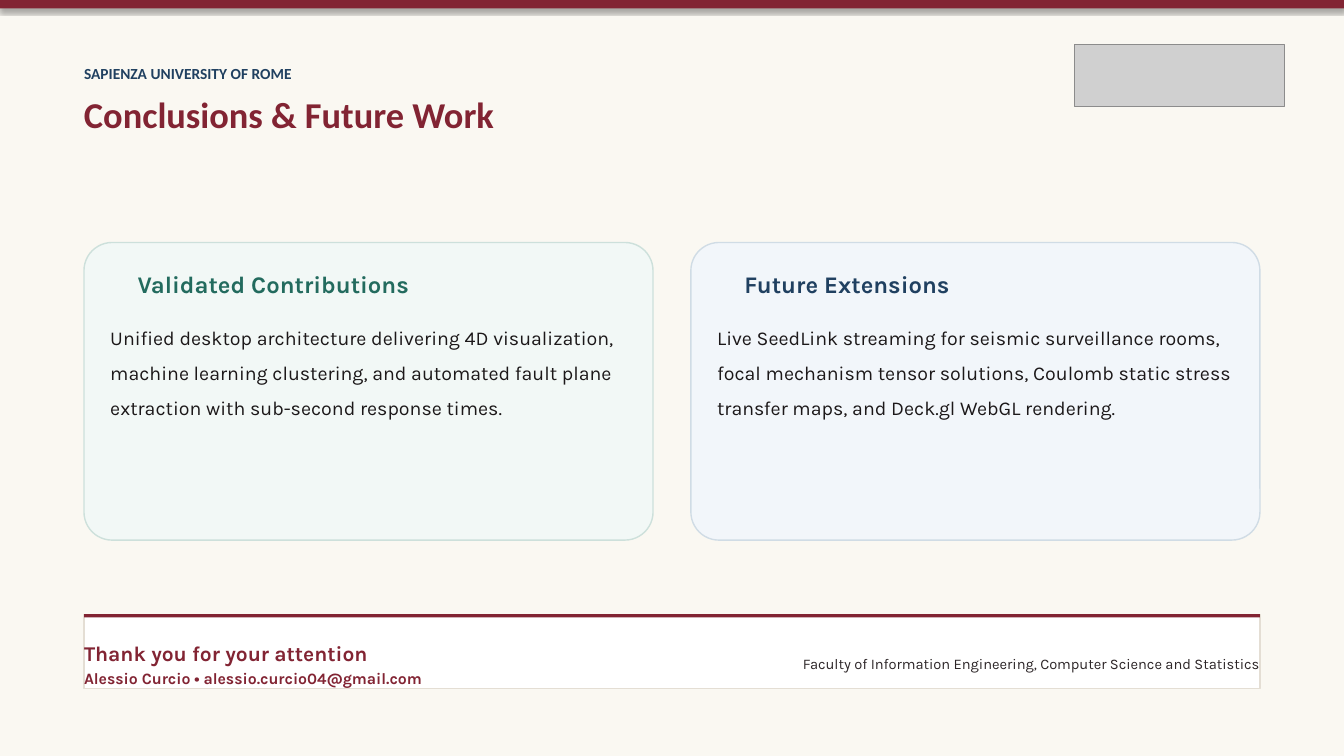
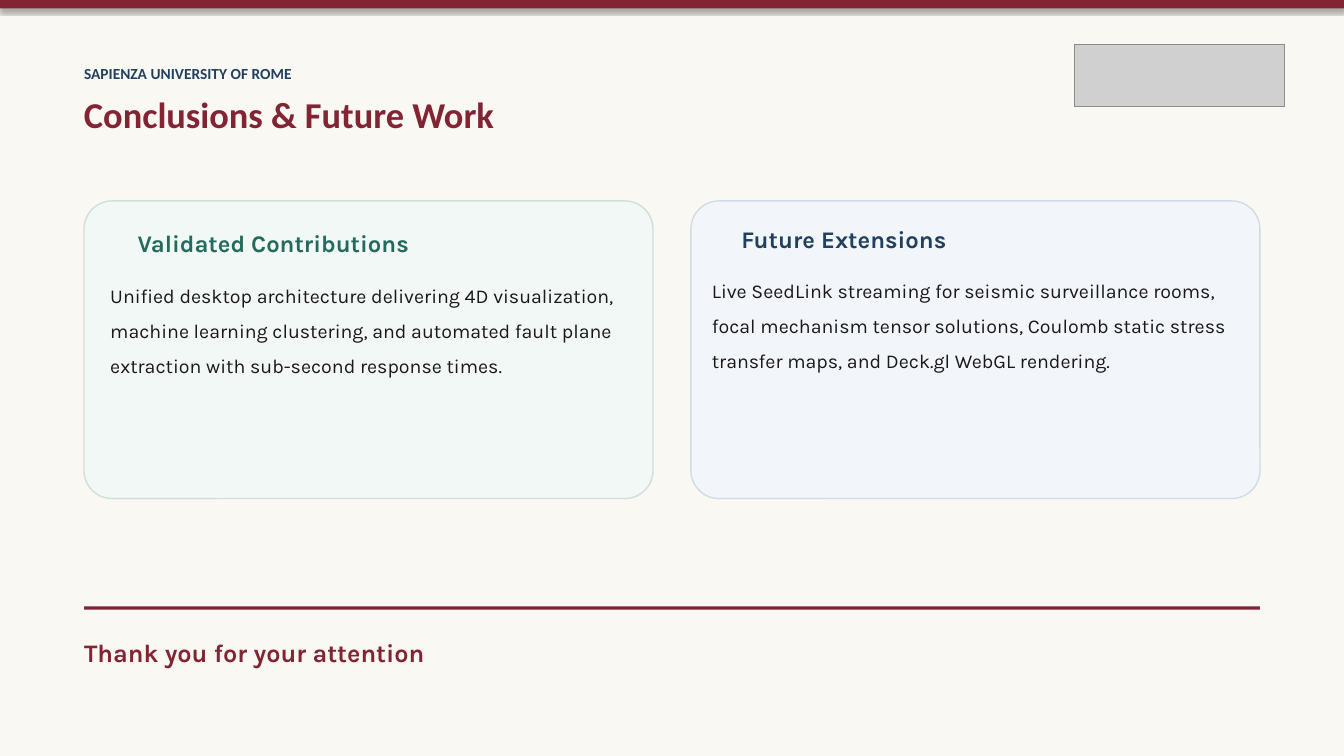
Before and after one commit to Crucio104/Seismic-Viewer-Presentation, a slide deck: slide 14 of thesis/presentation/Seismic Viewer - Thesis Defense.pptx. Drawn at 1344x756 pixels with LibreOffice and Linux fonts; fonts in the diff are those of the drawing; grey boxes stand for pictures; background and template pictures are left out. Boxes give left, top, right and bottom in pixels: in the first picture for what was removed or moved away, otherwise in the second. Text is boxed around its words. In the diff, an @@ line names an element or a change of style, - is before the commit and + after.

```diff
--- a/thesis/presentation/Seismic Viewer - Thesis Defense.pptx
+++ b/thesis/presentation/Seismic Viewer - Thesis Defense.pptx
@@ rounded rectangle: place and size @@
-rounded rectangle at bbox=[84, 243, 653, 540]
+rounded rectangle at bbox=[84, 201, 653, 498]
@@ rounded rectangle: place and size @@
-rounded rectangle at bbox=[691, 243, 1260, 540]
+rounded rectangle at bbox=[691, 201, 1260, 498]
@@ text "Validated Contributions": place and size @@
-text "Validated Contributions" at bbox=[138, 276, 409, 294]
+text "Validated Contributions" at bbox=[138, 235, 409, 253]
@@ text "Future Extensions": place and size @@
-text "Future Extensions" at bbox=[744, 276, 949, 294]
+text "Future Extensions" at bbox=[741, 231, 946, 249]
@@ text "Live SeedLink streaming for seismic ...": place and size @@
-text "Live SeedLink streaming for seismic ..." at bbox=[717, 331, 1230, 420]
+text "Live SeedLink streaming for seismic ..." at bbox=[712, 284, 1225, 373]
@@ text "Unified desktop architecture delivering 4D ...": place and size @@
-text "Unified desktop architecture delivering 4D ..." at bbox=[110, 331, 613, 420]
+text "Unified desktop architecture delivering 4D ..." at bbox=[110, 289, 613, 378]
@@ rectangle: place and size @@
-rectangle at bbox=[84, 614, 1260, 617]
+rectangle at bbox=[84, 606, 1260, 609]
@@ rectangle removed at bbox=[84, 614, 1260, 689] @@
@@ text "Thank you for your attention" at bbox=[84, 644, 425, 668]: size 15 to 18 pt @@
@@ text removed at bbox=[803, 659, 1259, 673] @@
-Faculty of Information Engineering, Computer Science and Statistics
@@ text removed at bbox=[84, 670, 422, 689] @@
-Alessio Curcio • alessio.curcio04@gmail.com
```
Also in this commit, not shown: 10 other slides changed, 9 other files.
